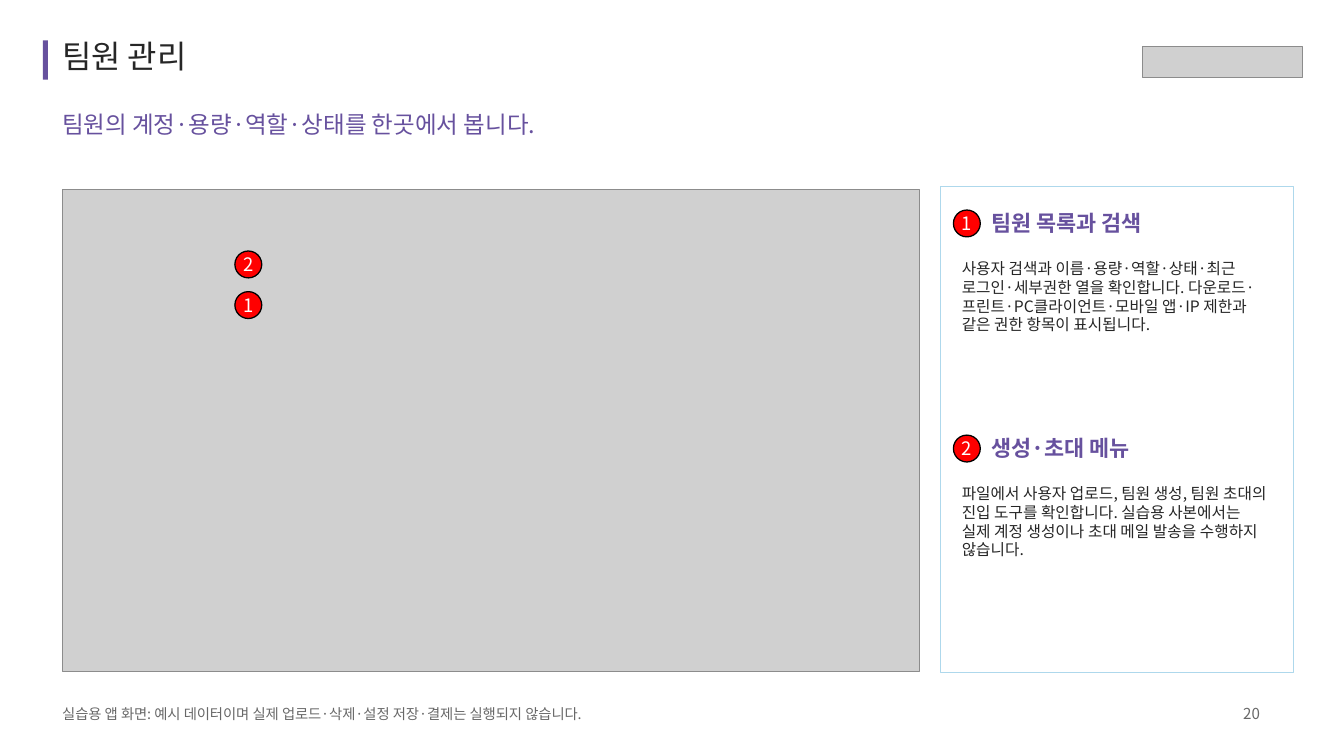
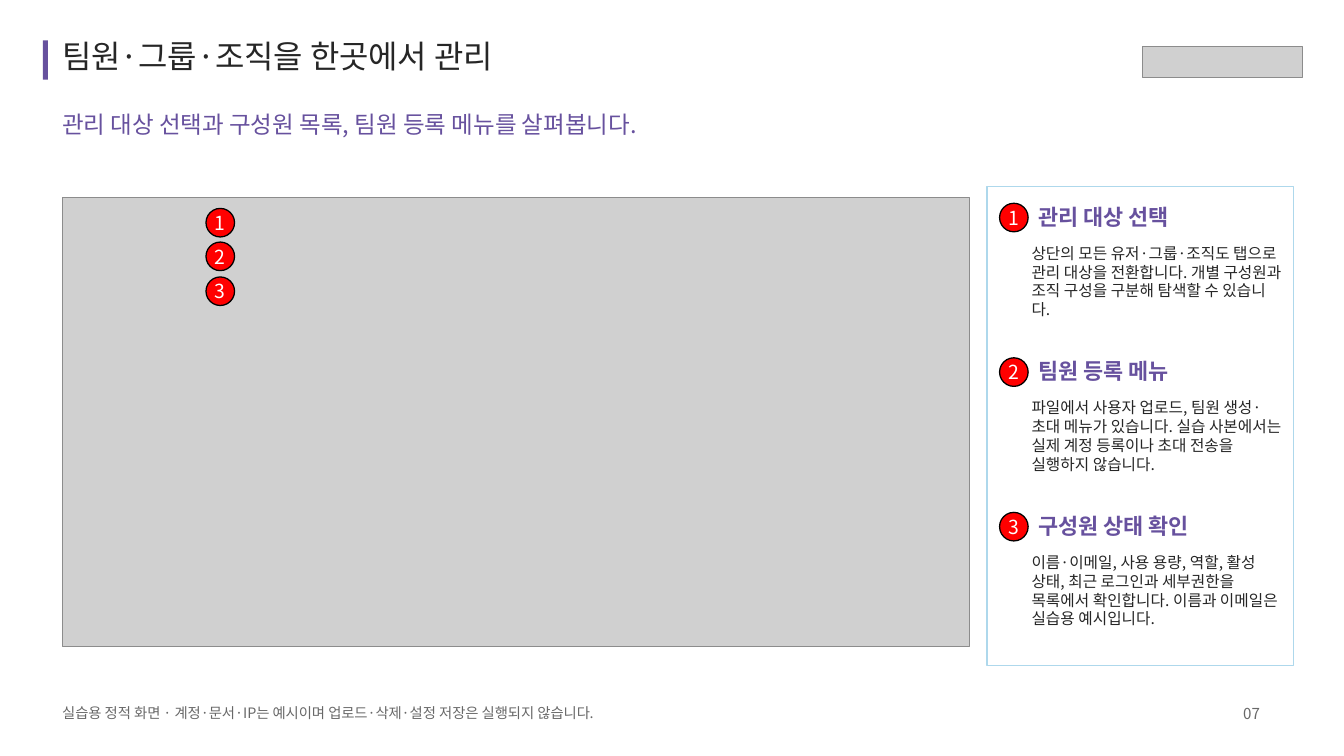
Before and after one commit to acmexii/cloudikehome, a slide deck: slide 7 of docs/cloudike-app-features.pptx (slide 20 before the commit). Drawn at 1344x756 pixels with LibreOffice and Linux fonts; fonts in the diff are those of the drawing; grey boxes stand for pictures. Boxes give left, top, right and bottom in pixels: in the first picture for what was removed or moved away, otherwise in the second. Text is boxed around its words. In the diff, an @@ line names an element or a change of style, - is before the commit and + after.

```diff
--- a/docs/cloudike-app-features.pptx
+++ b/docs/cloudike-app-features.pptx
@@ text at (x1=62, y1=41, x2=493, y2=71): text changed @@
-팀원 관리
+팀원·그룹·조직을 한곳에서 관리
@@ text at (x1=62, y1=113, x2=637, y2=137): text changed @@
-팀원의 계정·용량·역할·상태를 한곳에서 봅니다.
+관리 대상 선택과 구성원 목록, 팀원 등록 메뉴를 살펴봅니다.
@@ picture resized from (x1=62, y1=189, x2=918, y2=672) to (x1=62, y1=198, x2=969, y2=647) @@
@@ ellipse "1" moved from (x1=235, y1=292, x2=261, y2=318) to (x1=206, y1=208, x2=234, y2=236) @@
@@ rectangle resized from (x1=941, y1=186, x2=1294, y2=672) to (x1=987, y1=186, x2=1293, y2=665) @@
@@ rectangle at (x1=987, y1=186, x2=1293, y2=665): outline #AED8EC 0.75 pt to #AED8EC 1.13 pt @@
@@ ellipse "1" moved from (x1=953, y1=210, x2=980, y2=236) to (x1=1000, y1=203, x2=1028, y2=231) @@
@@ text added at (x1=1038, y1=206, x2=1169, y2=227), 19.5 pt, text #67519E, bold @@
+관리 대상 선택
@@ text removed at (x1=991, y1=212, x2=1142, y2=233) @@
-팀원 목록과 검색
@@ ellipse "2" moved from (x1=235, y1=251, x2=261, y2=277) to (x1=206, y1=242, x2=234, y2=270) @@
@@ text removed at (x1=962, y1=261, x2=1255, y2=332) @@
-사용자 검색과 이름·용량·역할·상태·최근 로그인·세부권한 열을 확인합니다. 다운로드·프린트·PC클라이언트·모바일 앱·IP 제한과 같은 권한 항목이 표시됩니다.
@@ text added at (x1=1032, y1=246, x2=1282, y2=317), 14 pt, text #262626 @@
+상단의 모든 유저·그룹·조직도 탭으로 관리 대상을 전환합니다. 개별 구성원과 조직 구성을 구분해 탐색할 수 있습니다.
@@ ellipse added at (x1=206, y1=277, x2=234, y2=305), fill #FF0000, outline #000000 1.13 pt, 17.2 pt, text #FFFFFF @@
+3
@@ size 16.5 to 17.2 pt in 4 elements at (x1=206, y1=242, x2=234, y2=270), (x1=1000, y1=203, x2=1028, y2=231), (x1=206, y1=208, x2=234, y2=236), (x1=1000, y1=358, x2=1028, y2=386) @@
@@ ellipse "2" moved from (x1=953, y1=435, x2=980, y2=462) to (x1=1000, y1=358, x2=1028, y2=386) @@
@@ text added at (x1=1038, y1=360, x2=1169, y2=381), 19.5 pt, text #67519E, bold @@
+팀원 등록 메뉴
@@ text at (x1=1032, y1=400, x2=1281, y2=472): text changed @@
-파일에서 사용자 업로드, 팀원 생성, 팀원 초대의 진입 도구를 확인합니다. 실습용 사본에서는 실제 계정 생성이나 초대 메일 발송을 수행하지 않습니다.
+파일에서 사용자 업로드, 팀원 생성·초대 메뉴가 있습니다. 실습 사본에서는 실제 계정 등록이나 초대 전송을 실행하지 않습니다.
@@ text removed at (x1=991, y1=437, x2=1130, y2=458) @@
-생성·초대 메뉴
@@ ellipse added at (x1=1000, y1=512, x2=1028, y2=540), fill #FF0000, outline #000000 1.13 pt, 17.2 pt, text #FFFFFF @@
+3
@@ text added at (x1=1038, y1=515, x2=1189, y2=536), 19.5 pt, text #67519E, bold @@
+구성원 상태 확인
@@ text added at (x1=1032, y1=555, x2=1278, y2=626), 14 pt, text #262626 @@
+이름·이메일, 사용 용량, 역할, 활성 상태, 최근 로그인과 세부권한을 목록에서 확인합니다. 이름과 이메일은 실습용 예시입니다.
@@ text at (x1=62, y1=706, x2=593, y2=719): text changed @@
-실습용 앱 화면: 예시 데이터이며 실제 업로드·삭제·설정 저장·결제는 실행되지 않습니다.
+실습용 정적 화면 · 계정·문서·IP는 예시이며 업로드·삭제·설정 저장은 실행되지 않습니다.
@@ text at (x1=1243, y1=708, x2=1260, y2=719): text changed @@
-20
+07
```
Also in this commit, not shown: 10 other slides changed, 1 slide added, 17 slides removed, 17 other files.
